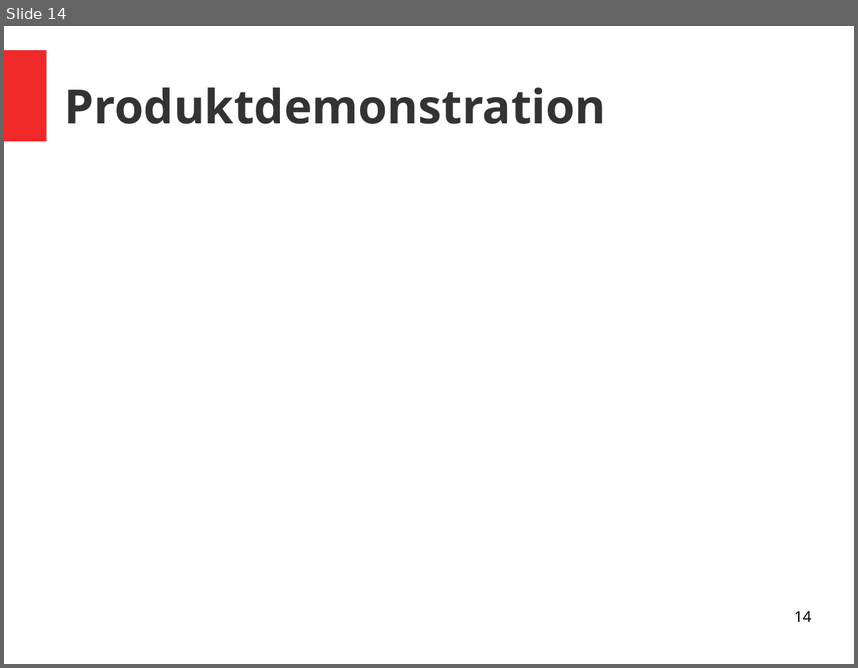
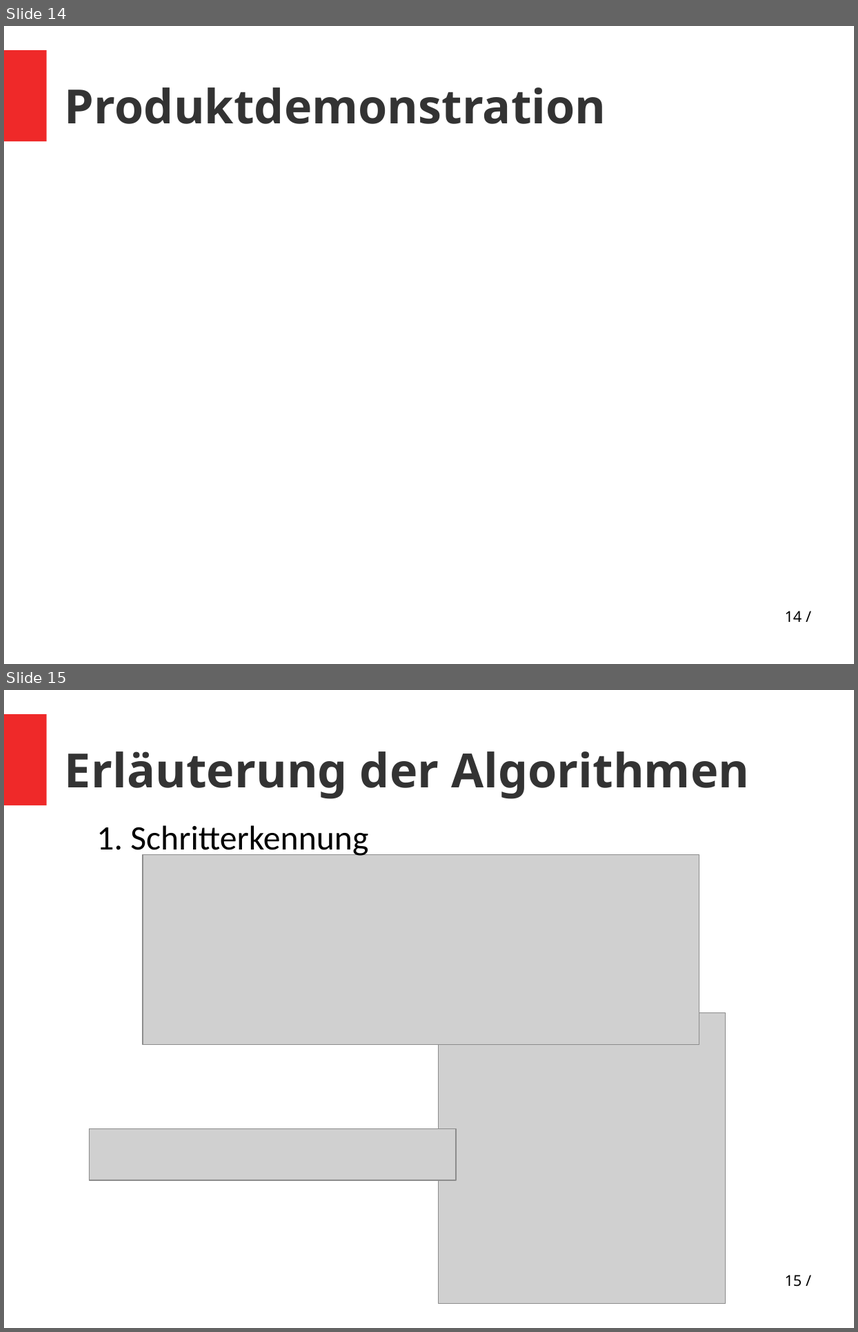
Before and after one commit to vlle1/dokumente-earablesKIT, a slide deck: Abschlusspräsi/Abschlusspräsi.odp. Shown one above the other, each under a label of ours: slide 14 before the commit, slides 14 and 15 after it. The pictures are 858x668 and 858x1332 pixels, drawn with LibreOffice and Linux fonts; fonts in the diff are those of the drawing; grey boxes stand for pictures. Boxes give left, top, right and bottom in pixels: in the first picture for what was removed or moved away, otherwise in the second. Text is boxed around its words. In the diff, an @@ line names an element or a change of style, - is before the commit and + after.

```diff
--- a/Abschlusspräsi/Abschlusspräsi.odp
+++ b/Abschlusspräsi/Abschlusspräsi.odp
@@ slide 15 added at <box>4,690,854,1328</box>, background #FFFFFF; not listed: 1 template element that a slide beside it also shows @@
@@ title added at <box>65,751,749,799</box>, 44 pt, text #333333, bold @@
+Erläuterung der Algorithmen
@@ text added at <box>96,825,368,858</box>, 32 pt, text #000000 @@
+1. Schritterkennung
@@ picture added at <box>143,855,700,1045</box> @@
@@ picture added at <box>438,1012,726,1303</box> @@
@@ picture added at <box>90,1128,457,1180</box> @@
@@ page number added at <box>785,1274,802,1286</box>, 14 pt, text #000000 @@
+15 /
@@ page number at <box>785,610,802,621</box>: text changed @@
-14
+14 /
```
Also in this commit, not shown: 16 other slides changed, 4 other slides added, 9 slides removed.
